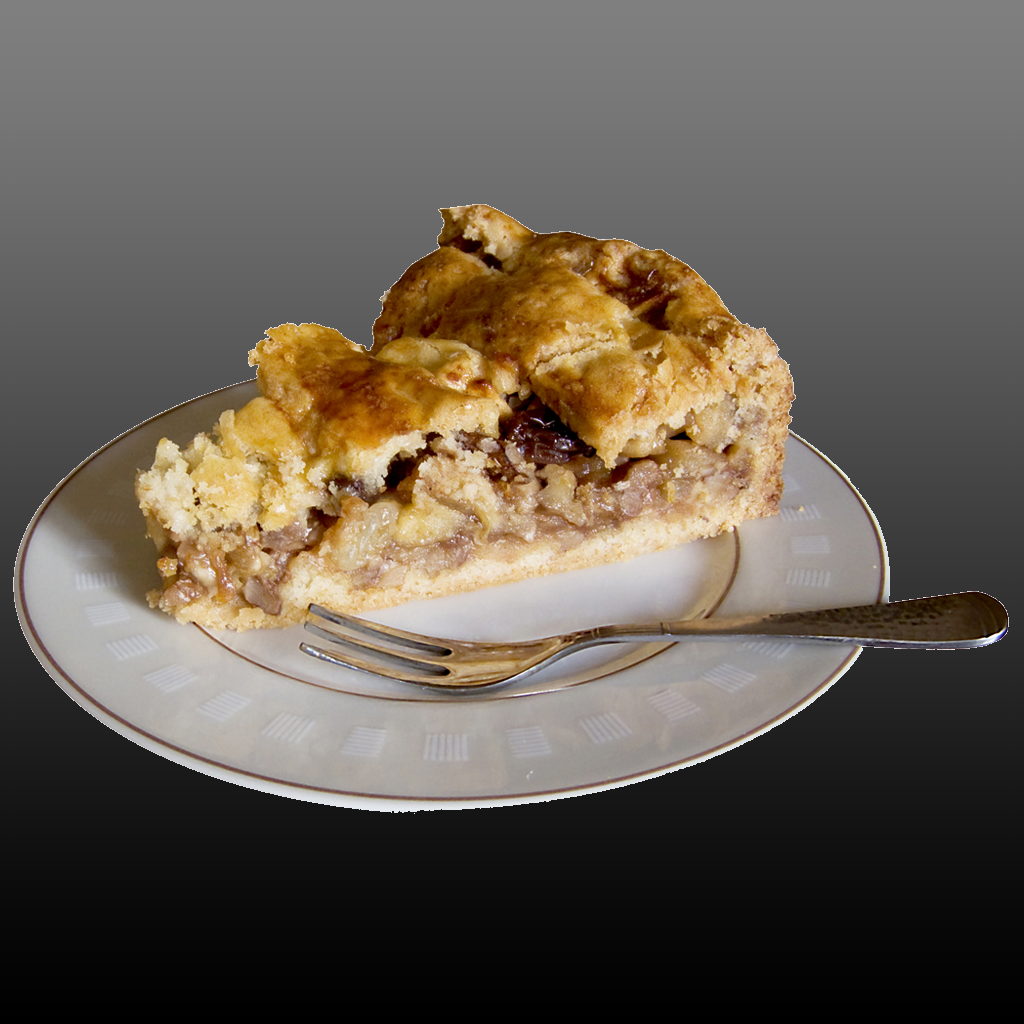
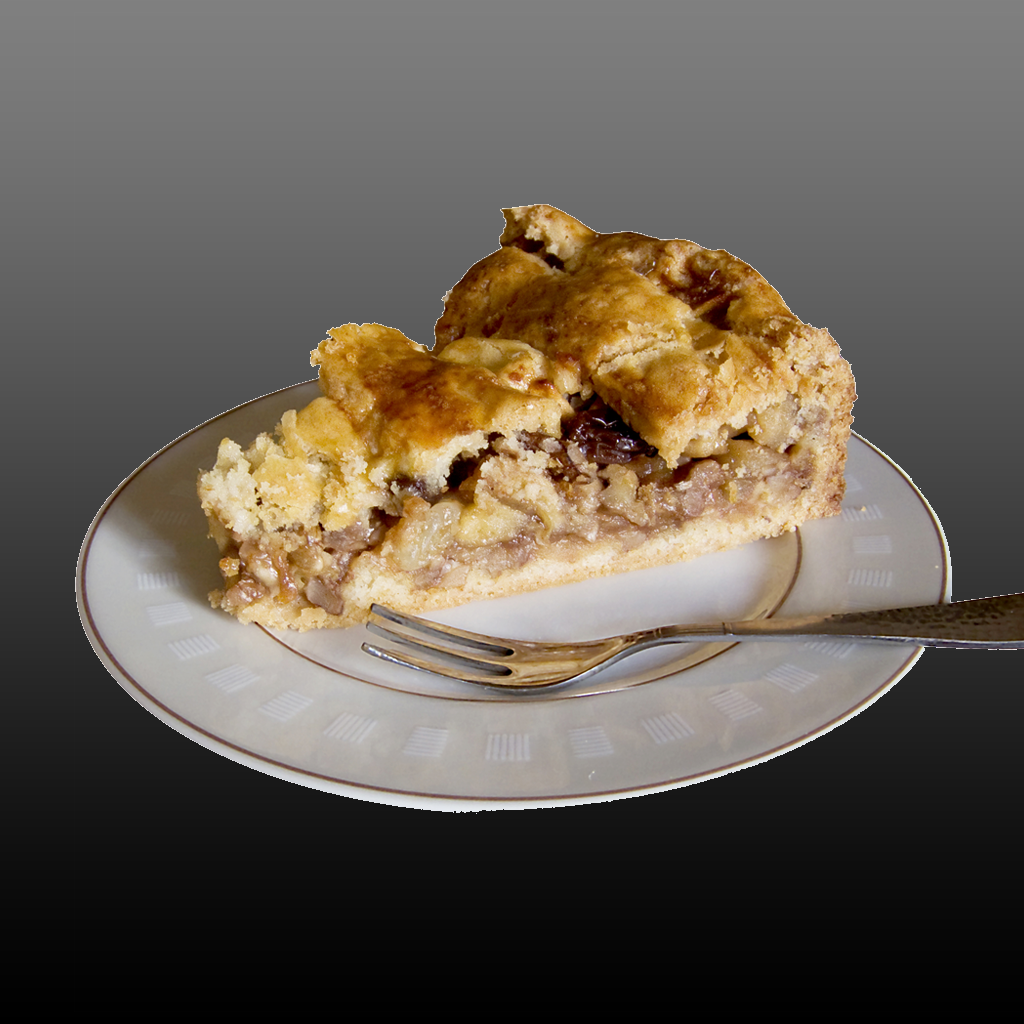
Layered file, before and after one edit (1024px x 1024px). Changes by layer:
renamed "Layer 0 copy" to "Layer 0 copy 3", painted on it over bbox(13, 204, 1024, 814)
painted on "Layer 0" over bbox(13, 204, 1024, 814)
